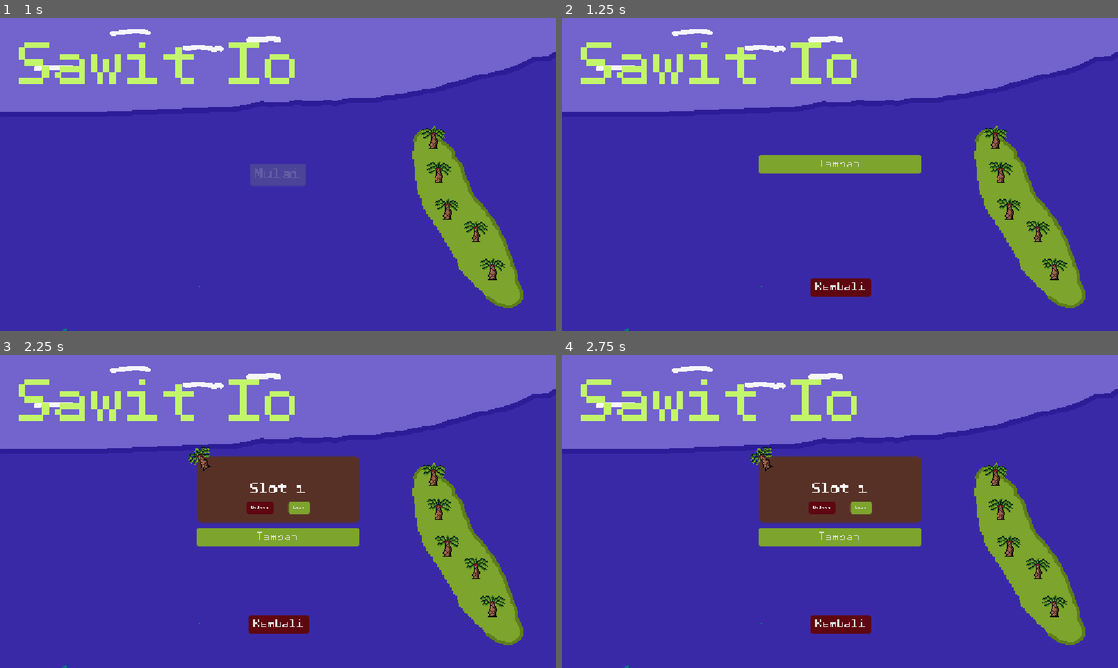
Above: before the commit, frames 1-4 (two rows, left to right).
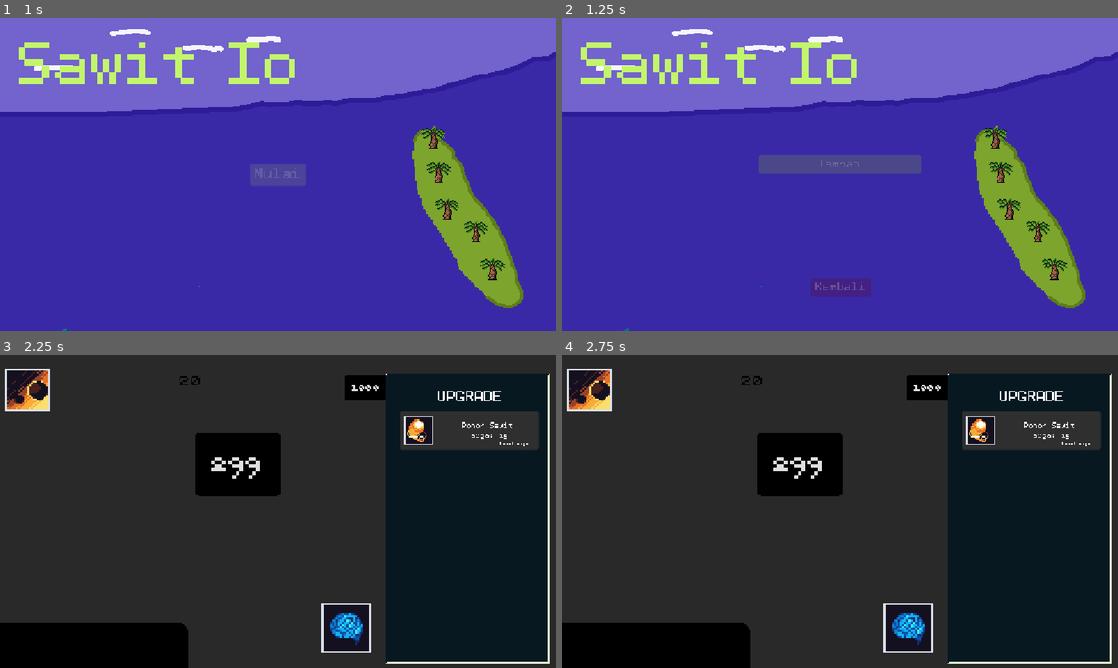
Above: after the commit, the same moments.

Repository: azizul987/Sawit-io
Game: Godot game, scene res://Scene/MainMenui.tscn
Two runs of this game, one before a commit and one after it. Both use one fixed random seed, a clock stepped at 60 frames per second and the inputs below.
Inputs:
- Up to frame 1 (1 s): click "Mulai" at 0.5 s
- Up to frame 2 (1.25 s): no input
- Up to frame 3 (2.25 s): click "Tambah" at 1.25 s; click "Load" at 2 s
- Up to frame 4 (2.75 s): no input

Frame 1 is identical in both runs. In frame 2, 2.4% of the frame differs, in the area x 35-65%, y 43-90%; in frame 3, 100%; in frame 4, 100%, in the area x 0-100%, y 0-100%.

Commit message:
Tambahkan animasi menu save serta animasi interaksi saat tambah dan hapus slot

Diff:
--- a/Logic/object_For_skrip/SaveSlotItem.tscn
+++ b/Logic/object_For_skrip/SaveSlotItem.tscn
@@ -82,7 +82,3 @@
 scale = Vector2(2, 2)
 sprite_frames = SubResource("SpriteFrames_hjfu6")
 centered = false
-
-[node name="Control" type="Control" parent="." unique_id=802436756]
-layout_mode = 2
-size_flags_stretch_ratio = 11.5
--- a/Logic/object_For_skrip/save_slot_item.gd
+++ b/Logic/object_For_skrip/save_slot_item.gd
@@ -8,8 +8,22 @@
 @onready var delete_button = $MarginContainer/CenterContainer/HBoxContainer/Delete
 
 func _ready():
-	load_button.pressed.connect(func(): load_requested.emit())
-	delete_button.pressed.connect(func(): delete_requested.emit())
+	load_button.pressed.connect(_on_load_pressed)
+	delete_button.pressed.connect(_on_delete_pressed)
+
+func _on_load_pressed():
+	_animate_button_click(load_button)
+	load_requested.emit()
+
+func _on_delete_pressed():
+	_animate_button_click(delete_button)
+	delete_requested.emit()
+
+func _animate_button_click(btn: Button):
+	btn.pivot_offset = btn.size / 2.0
+	var tween = create_tween()
+	tween.tween_property(btn, "scale", Vector2(0.85, 0.85), 0.07)
+	tween.tween_property(btn, "scale", Vector2(1.0, 1.0), 0.1).set_trans(Tween.TRANS_SPRING).set_ease(Tween.EASE_OUT)
 
 func set_slot_number(slot_num: int):
 	label.text = "Slot " + str(slot_num)
--- a/Scene/MainMenui.tscn
+++ b/Scene/MainMenui.tscn
@@ -63,6 +63,18 @@
 "update": 0,
 "values": [Vector2(0, 600)]
 }
+tracks/2/type = "value"
+tracks/2/imported = false
+tracks/2/enabled = true
+tracks/2/path = NodePath("CanvasLayer/SaveMenu:modulate")
+tracks/2/interp = 1
+tracks/2/loop_wrap = true
+tracks/2/keys = {
+"times": PackedFloat32Array(0),
+"transitions": PackedFloat32Array(1),
+"update": 0,
+"values": [Color(1, 1, 1, 1)]
+}
 
 [sub_resource type="Animation" id="Animation_0h56x"]
 resource_name = "menu_hide"
@@ -120,11 +132,45 @@
 "values": [Vector2(576, 324), Vector2(576, 324), Vector2(576, 324)]
 }
 
+[sub_resource type="Animation" id="Animation_shide"]
+resource_name = "save_hide"
+length = 0.53333336
+tracks/0/type = "value"
+tracks/0/imported = false
+tracks/0/enabled = true
+tracks/0/path = NodePath("CanvasLayer/SaveMenu:modulate")
+tracks/0/interp = 1
+tracks/0/loop_wrap = true
+tracks/0/keys = {
+"times": PackedFloat32Array(0, 0.5),
+"transitions": PackedFloat32Array(1, 1),
+"update": 0,
+"values": [Color(1, 1, 1, 1), Color(1, 1, 1, 0)]
+}
+
+[sub_resource type="Animation" id="Animation_sshow"]
+resource_name = "save_show"
+length = 0.53333336
+tracks/0/type = "value"
+tracks/0/imported = false
+tracks/0/enabled = true
+tracks/0/path = NodePath("CanvasLayer/SaveMenu:modulate")
+tracks/0/interp = 1
+tracks/0/loop_wrap = true
+tracks/0/keys = {
+"times": PackedFloat32Array(0, 0.46666667),
+"transitions": PackedFloat32Array(1, 1),
+"update": 0,
+"values": [Color(1, 1, 1, 0), Color(1, 1, 1, 1)]
+}
+
 [sub_resource type="AnimationLibrary" id="AnimationLibrary_w84f2"]
 _data = {
 &"RESET": SubResource("Animation_k3gr3"),
 &"menu_hide": SubResource("Animation_0h56x"),
-&"menu_show": SubResource("Animation_3r8ox")
+&"menu_show": SubResource("Animation_3r8ox"),
+&"save_hide": SubResource("Animation_shide"),
+&"save_show": SubResource("Animation_sshow")
 }
 
 [node name="MainMenu" type="Node2D" unique_id=240010447]
--- a/Scene/main_menui.gd
+++ b/Scene/main_menui.gd
@@ -22,11 +22,12 @@
 func hide_menu_awal():
 	$AnimationPlayer.play("menu_hide")
 	await $AnimationPlayer.animation_finished
-	#visible = false-
-	#await $AnimationPlayer.animation_finished
+	$CanvasLayer/Menu_Awal.hide()
+	$CanvasLayer/SaveMenu.modulate = Color(1, 1, 1, 0)
 	$CanvasLayer/SaveMenu.show()
+	$AnimationPlayer.play("save_show")
 
-func _refresh_slots() -> void:
+func _refresh_slots(animated_slot: int = -1) -> void:
 	for child in slot_container.get_children():
 		if child == add_button:
 			continue
@@ -35,7 +36,7 @@
 		child.queue_free()
 
 	for slot_num in SaveManager.get_all_used_slots():
-		_create_slot_ui(slot_num)
+		_create_slot_ui(slot_num, slot_num == animated_slot)
 
 	# Pindahkan tombol Add ke posisi paling bawah.
 	slot_container.move_child(
@@ -43,27 +44,58 @@
 		slot_container.get_child_count() - 1
 	)
 
-func _create_slot_ui(slot_num: int):
+func _create_slot_ui(slot_num: int, animate: bool = false):
 	var slot_ui = SAVE_SLOT_SCENE.instantiate()
 	slot_container.add_child(slot_ui)
 	slot_ui.set_slot_number(slot_num)  # cuma buat nampilin "Slot 1" dsb
 	slot_ui.load_requested.connect(_on_slot_load.bind(slot_num))
-	slot_ui.delete_requested.connect(_on_slot_delete.bind(slot_num))
+	slot_ui.delete_requested.connect(_on_slot_delete.bind(slot_num, slot_ui))
+
+	if animate:
+		slot_ui.modulate = Color(1, 1, 1, 0)
+		slot_ui.scale = Vector2(0.3, 0.3)
+		slot_ui.pivot_offset = slot_ui.custom_minimum_size / 2.0
+		var tween = create_tween().set_parallel(true)
+		tween.tween_property(slot_ui, "modulate", Color(1, 1, 1, 1), 0.35)
+		tween.tween_property(slot_ui, "scale", Vector2(1.0, 1.0), 0.35).set_trans(Tween.TRANS_BACK).set_ease(Tween.EASE_OUT)
 
 func _on_add_button_pressed():
+	add_button.pivot_offset = add_button.size / 2.0
+	var btn_tween = create_tween()
+	btn_tween.tween_property(add_button, "scale", Vector2(0.9, 0.9), 0.08)
+	btn_tween.tween_property(add_button, "scale", Vector2(1.0, 1.0), 0.12).set_trans(Tween.TRANS_SPRING).set_ease(Tween.EASE_OUT)
+
 	var new_slot := SaveManager.get_next_available_slot()
 	SaveManager.create_new_slot(new_slot)
-	_refresh_slots()
+	_refresh_slots(new_slot)
 
 func _on_slot_load(slot_num: int):
 	SaveManager.set_slot(slot_num)
 	SaveManager.load_game()
 	get_tree().change_scene_to_file("res://Scene/main.tscn")
 
-func _on_slot_delete(slot_num: int):
+func _on_slot_delete(slot_num: int, slot_ui: Control):
+	for btn in slot_ui.find_children("", "Button", true, false):
+		btn.disabled = true
+
+	await get_tree().create_timer(0.1).timeout
+	if not is_instance_valid(slot_ui):
+		return
+
+	slot_ui.pivot_offset = slot_ui.custom_minimum_size / 2.0
+	var tween = create_tween().set_parallel(true)
+	tween.tween_property(slot_ui, "modulate", Color(1, 0.2, 0.2, 0.0), 0.25).set_trans(Tween.TRANS_QUAD).set_ease(Tween.EASE_IN_OUT)
+	tween.tween_property(slot_ui, "scale", Vector2(0.1, 0.1), 0.25).set_trans(Tween.TRANS_BACK).set_ease(Tween.EASE_IN)
+	await tween.finished
+
+	if not is_inside_tree():
+		return
+
 	SaveManager.delete_slot(slot_num)
 	_refresh_slots()
 
 func _on_kembali_pressed() -> void:
+	$AnimationPlayer.play("save_hide")
+	await $AnimationPlayer.animation_finished
 	$CanvasLayer/SaveMenu.hide()
 	show_menu_awal()
